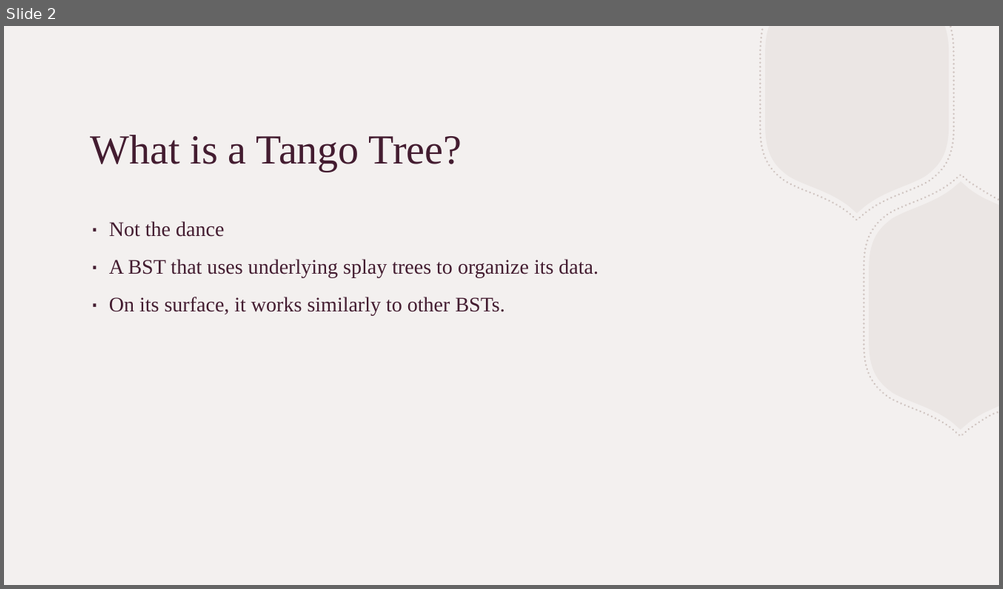
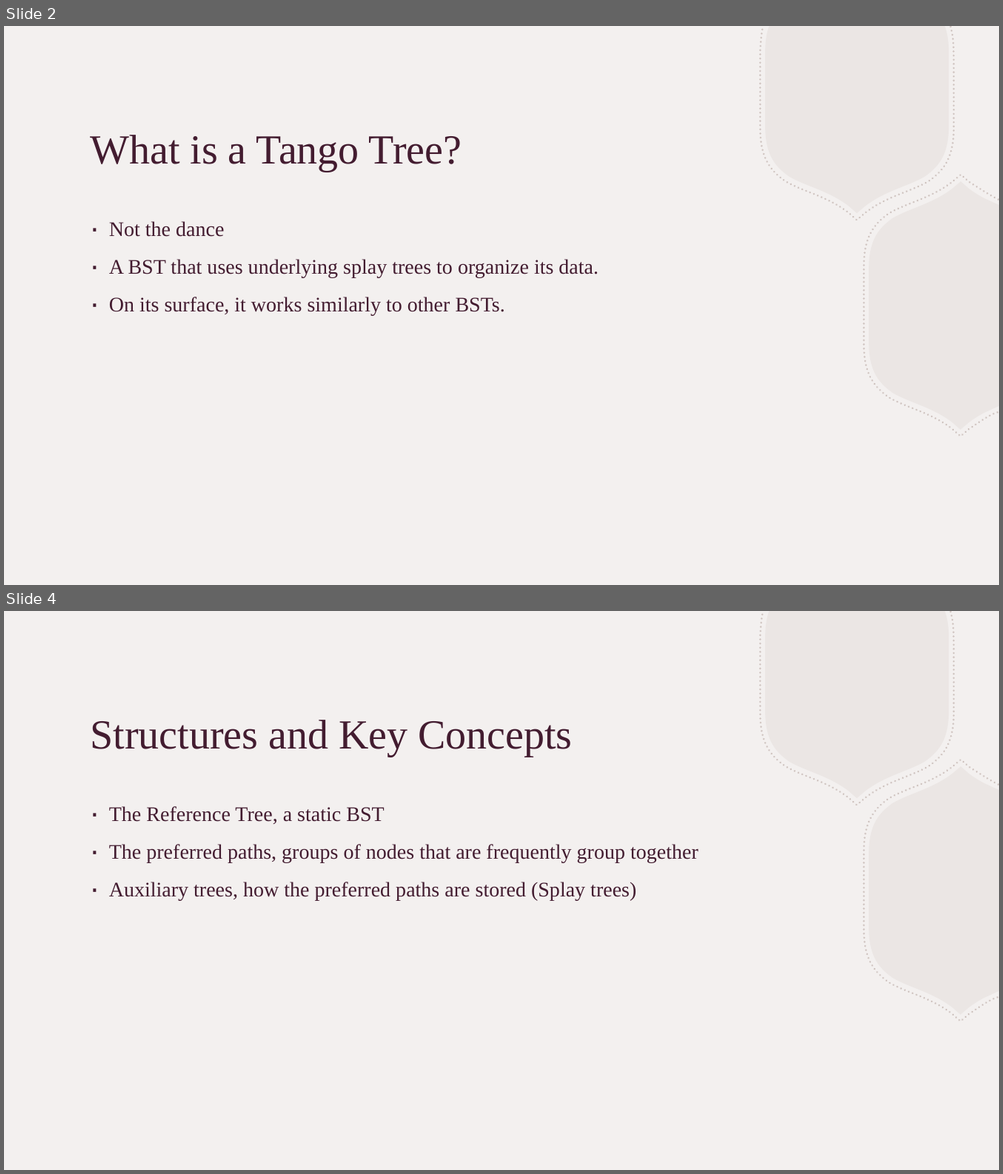
Before and after one commit to nathanielketema/HashTable, a slide deck: Tango Tree.pptx. Shown one above the other, each under a label of ours: slide 2 before the commit, slides 2 and 4 after it; the slides between them are not shown. The pictures are 1003x589 and 1003x1174 pixels, drawn with LibreOffice and Linux fonts; fonts in the diff are those of the drawing. Boxes give left, top, right and bottom in pixels: in the first picture for what was removed or moved away, otherwise in the second. Text is boxed around its words. In the diff, an @@ line names an element or a change of style, - is before the commit and + after.

```diff
--- a/Tango Tree.pptx
+++ b/Tango Tree.pptx
@@ slide 4 added at (x1=4, y1=611, x2=999, y2=1170), background #F3F0EF; not listed: 4 template elements that a slide beside it also shows @@
@@ title added at (x1=91, y1=720, x2=572, y2=757), 40 pt, text #431C30 @@
+Structures and Key Concepts
@@ text added at (x1=109, y1=806, x2=698, y2=900), 20 pt, text #431C30 @@
+∙ The Reference Tree, a static BST
+∙ The preferred paths, groups of nodes that are frequently group together
+∙ Auxiliary trees, how the preferred paths are stored (Splay trees)
```
Also in this commit, not shown: 2 slides changed, 2 other slides added, 1 slide removed.
